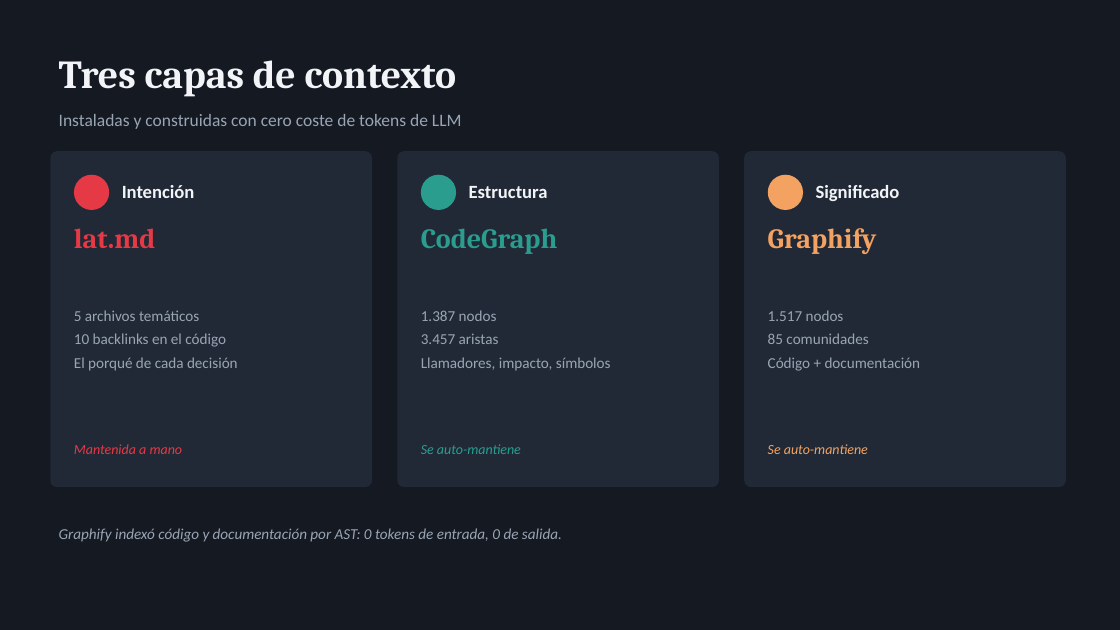
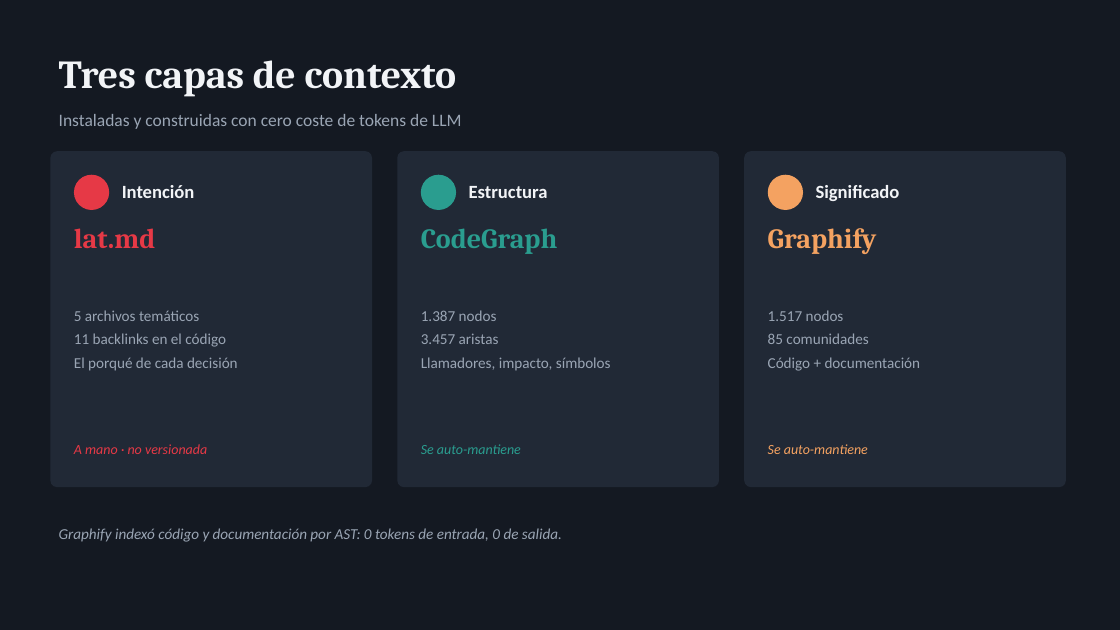
Before and after one commit to ecrespo/vigia-eew, a slide deck: slide 3 of docs/presentacion/Vigia-eew-analisis-y-roadmap.pptx. Drawn at 1120x630 pixels with LibreOffice and Linux fonts; fonts in the diff are those of the drawing. Boxes give left, top, right and bottom in pixels: in the first picture for what was removed or moved away, otherwise in the second. Text is boxed around its words. In the diff, an @@ line names an element or a change of style, - is before the commit and + after.

```diff
--- a/docs/presentacion/Vigia-eew-analisis-y-roadmap.pptx
+++ b/docs/presentacion/Vigia-eew-analisis-y-roadmap.pptx
@@ text at [74, 333, 226, 347]: text changed @@
-10 backlinks en el código
+11 backlinks en el código
@@ text at [74, 444, 207, 454]: text changed @@
-Mantenida a mano
+A mano · no versionada
```
Also in this commit, not shown: 10 other files.
